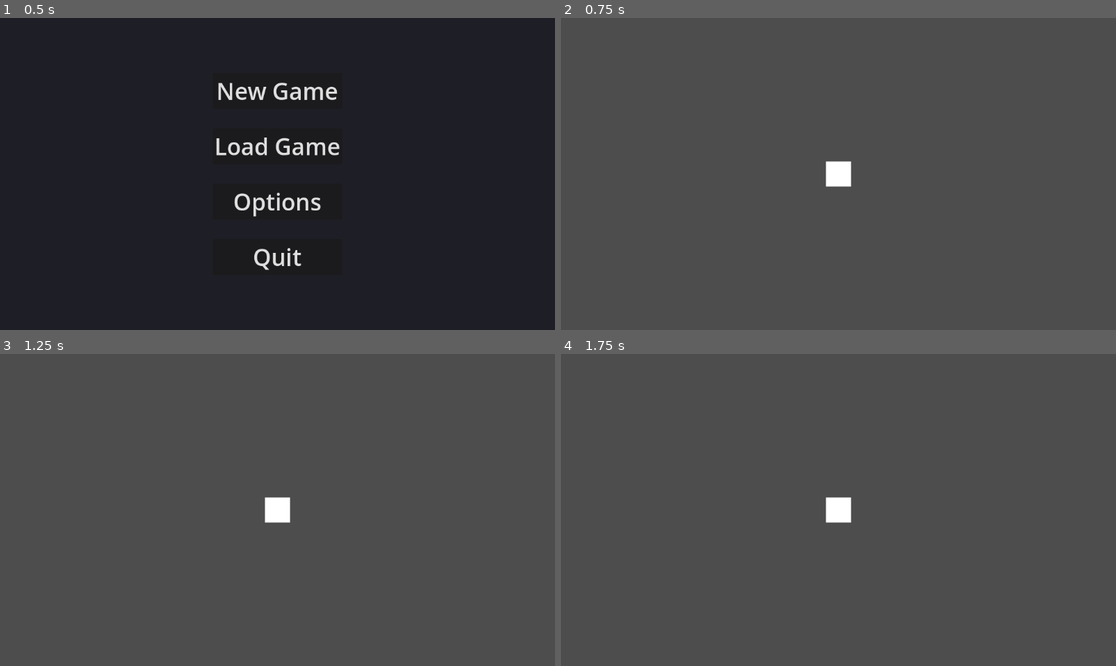
Above: before the commit, frames 1-4 (two rows, left to right).
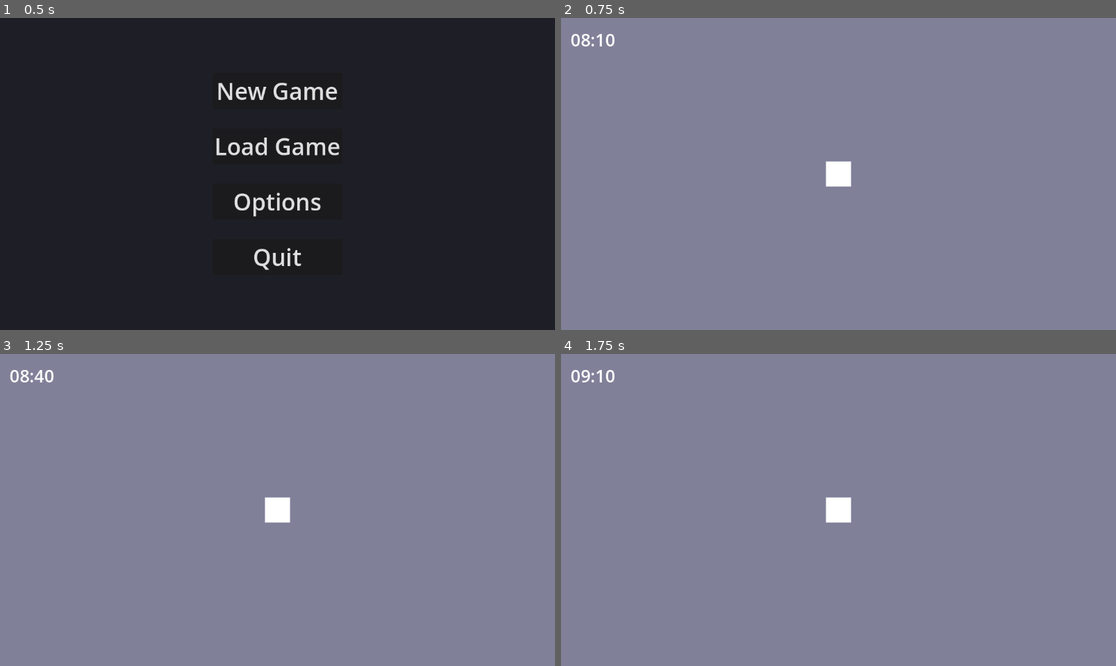
Above: after the commit, the same moments.

Repository: Ekibear811/DailyLifeSim
Game: Godot game, scene res://scenes/start_menu.tscn
Same seed, same stepped clock (60 frames per second), same inputs: the game is played once before the commit and once after it.
Inputs:
- Up to frame 1 (0.5 s): no input
- Up to frame 2 (0.75 s): click "New Game" at 0.5 s
- Up to frame 3 (1.25 s): no input
- Up to frame 4 (1.75 s): tap Enter at 1.25 s; hold Right (ui_right) from 1.28 s (still down)

Frame 1 is identical in both runs. In frame 2, 100% of the frame differs, in the area x 0-100%, y 0-100%; in frame 3, 100%; in frame 4, 100%.

Commit message:
Tageszeit-System komplett fertig: Uhr + Tag/Nacht-Wechsel

Diff:
--- a/scripts/main.gd
+++ b/scripts/main.gd
@@ -1,29 +1,34 @@
 extends Node2D
 
-@onready var player: CharacterBody2D
-@onready var camera: Camera2D
+var player: CharacterBody2D
+var camera: Camera2D
+var time_label: Label
+var background: ColorRect   # <-- Wichtig für Tag/Nacht
+
+# Tageszeit in Minuten (0 = 00:00, 1440 = 24:00)
+var game_time: float = 480.0  # Start um 08:00 Uhr
+
+const TIME_SCALE = 60.0  # 1 echte Sekunde = 1 Spielminute (schnell zum Testen)
 
 func _ready():
 	# Großer grauer Boden
-	var background = ColorRect.new()
+	background = ColorRect.new()
 	background.color = Color(0.3, 0.3, 0.3, 1)
 	background.size = Vector2(10000, 10000)
 	background.position = Vector2(-5000, -5000)
 	add_child(background)
 
-	# Spieler als CharacterBody2D (für echte 2D-Bewegung)
+	# Spieler
 	player = CharacterBody2D.new()
 	player.position = Vector2(0, 0)
 	add_child(player)
 
-	# Weißes Quadrat als Sprite-Platzhalter
 	var sprite = ColorRect.new()
 	sprite.color = Color(1, 1, 1, 1)
 	sprite.size = Vector2(64, 64)
 	sprite.position = Vector2(-32, -32)
 	player.add_child(sprite)
 
-	# Collision für später (z.B. Wände)
 	var collision = CollisionShape2D.new()
 	var shape = RectangleShape2D.new()
 	shape.size = Vector2(64, 64)
@@ -36,12 +41,22 @@
 	camera.zoom = Vector2(0.8, 0.8)
 	player.add_child(camera)
 
+	# HUD: Uhr oben links
+	var hud = CanvasLayer.new()
+	add_child(hud)
+
+	time_label = Label.new()
+	time_label.text = get_time_string()
+	time_label.add_theme_font_size_override("font_size", 36)
+	time_label.add_theme_color_override("font_color", Color(1, 1, 1))
+	time_label.position = Vector2(20, 20)
+	hud.add_child(time_label)
+
 const SPEED = 400
 
 func _physics_process(delta):
 	var velocity = Vector2.ZERO
 
-	# Bewegung mit WASD oder Pfeiltasten
 	if Input.is_action_pressed("ui_right"):
 		velocity.x += 1
 	if Input.is_action_pressed("ui_left"):
@@ -49,11 +64,31 @@
 	if Input.is_action_pressed("ui_down"):
 		velocity.y += 1
 	if Input.is_action_pressed("ui_up"):
-		velocity.y -= 1
+		velocity.y += 1
 
 	velocity = velocity.normalized() * SPEED
 	player.velocity = velocity
 	player.move_and_slide()
 
-	# Debug in Console (unten im Editor)
-	print("Velocity: ", velocity.length())
+func _process(delta):
+	# Zeit vorlaufen lassen
+	game_time += delta * TIME_SCALE
+
+	# Nach 24 Stunden zurücksetzen
+	if game_time >= 1440:
+		game_time -= 1440
+
+	# Uhr aktualisieren
+	time_label.text = get_time_string()
+
+	# Tag/Nacht-Wechsel
+	var hour = int(game_time / 60)
+	if hour >= 6 and hour < 18:  # 6:00 – 17:59 = Tag
+		background.color = Color(0.5, 0.5, 0.6, 1)  # Heller Tag
+	else:
+		background.color = Color(0.1, 0.1, 0.15, 1)  # Dunkle Nacht
+
+func get_time_string() -> String:
+	var hours = int(game_time / 60)
+	var minutes = int(game_time) % 60
+	return "%02d:%02d" % [hours, minutes]
